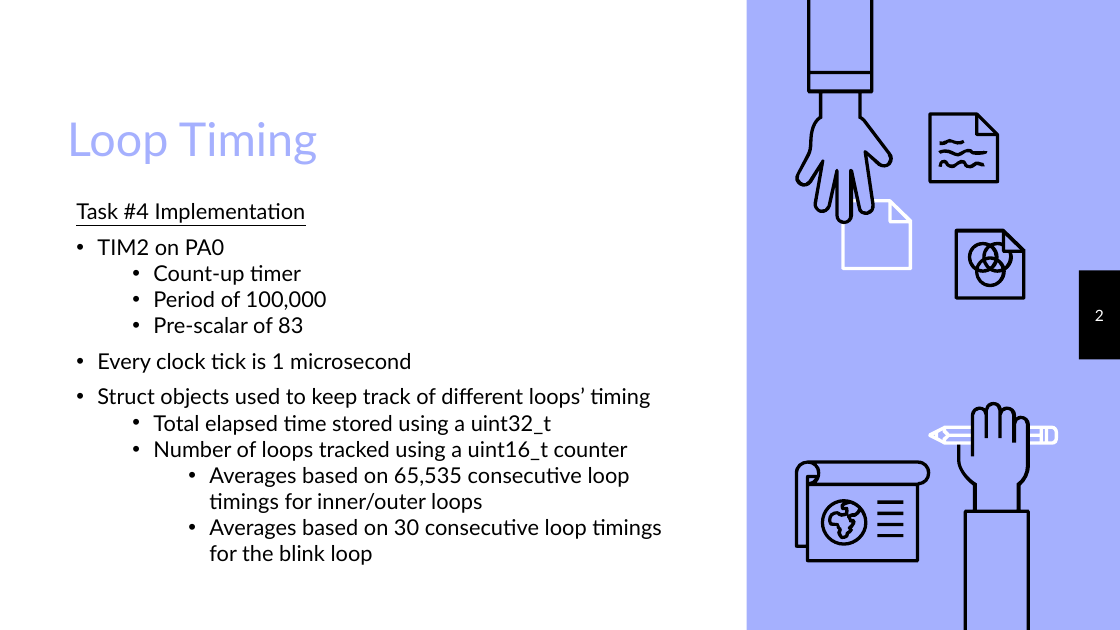
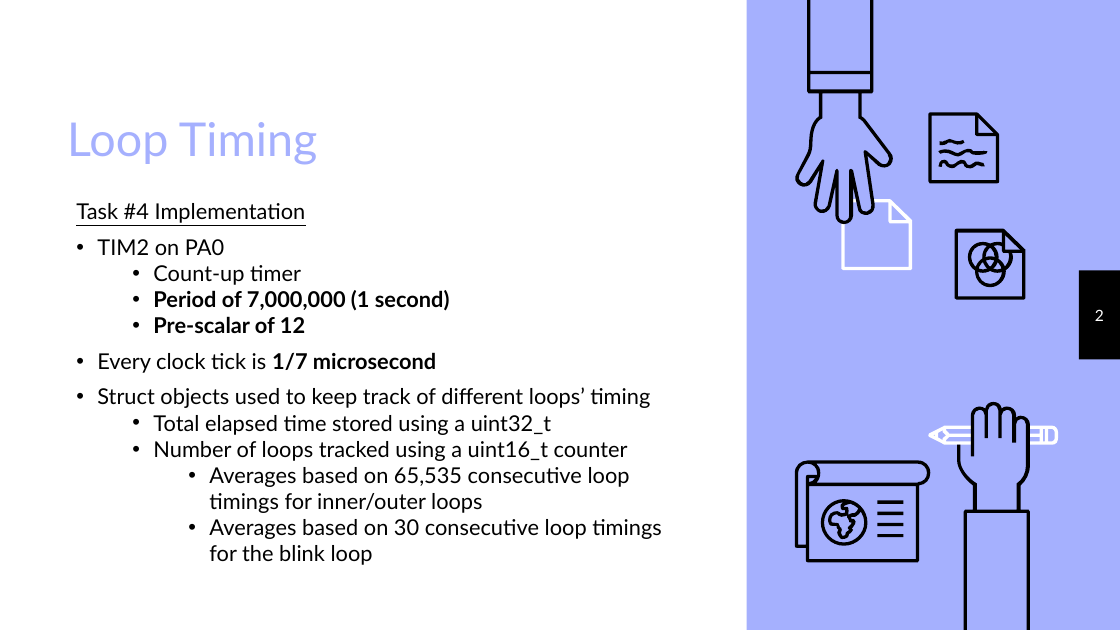
Before and after one commit to outlawkylie/CpE5170, a slide deck: slide 2 of 2.24.21 Lab 1 Update.pptx. Drawn at 1120x630 pixels with LibreOffice and Linux fonts; fonts in the diff are those of the drawing. Boxes give left, top, right and bottom in pixels: in the first picture for what was removed or moved away, otherwise in the second. Text is boxed around its words. In the diff, an @@ line names an element or a change of style, - is before the commit and + after.

```diff
--- a/2.24.21 Lab 1 Update.pptx
+++ b/2.24.21 Lab 1 Update.pptx
@@ text at [97,290,450,373]: text changed; bold on @@
-  • Period of 100,000
-  • Pre-scalar of 83
-• Every clock tick is 1 microsecond
+  • Period of 7,000,000 (1 second)
+  • Pre-scalar of 12
+• Every clock tick is 1/7 microsecond
```
Also in this commit, not shown: 3 other slides changed, 5 slides added, 1 slide removed, 1 other file.
